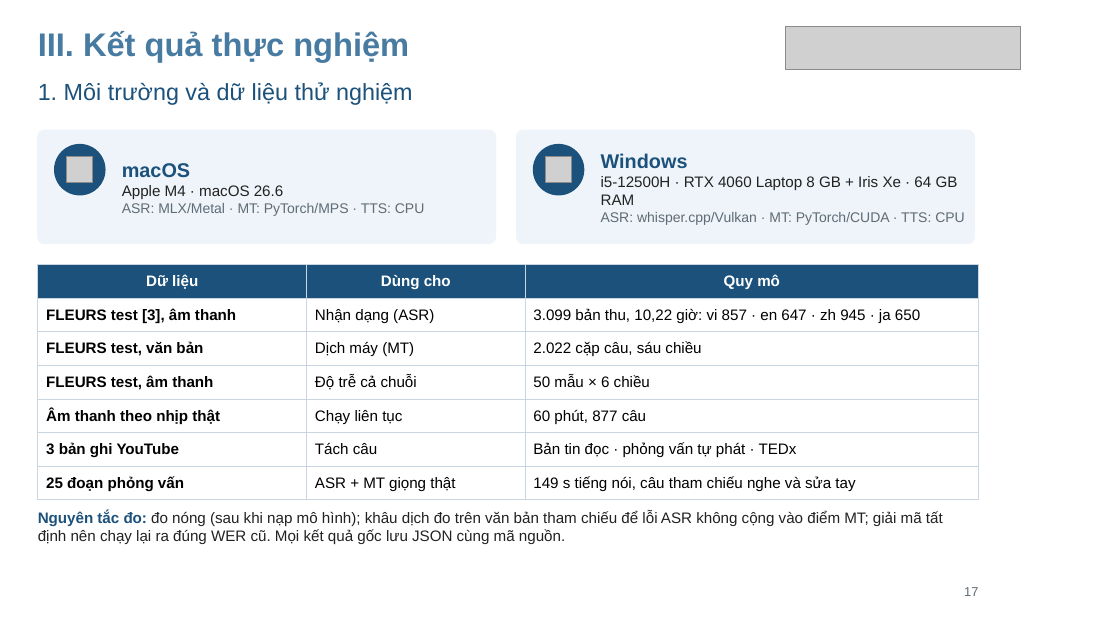
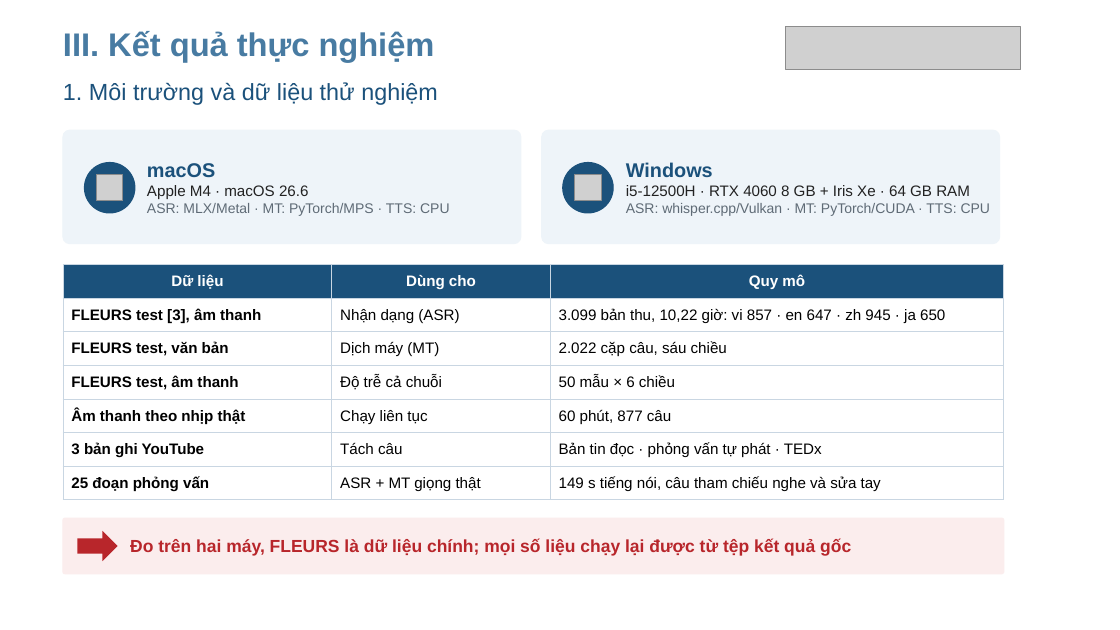
Before and after one commit to RokeyHung/local-live-voice-translator, a slide deck: slide 16 of docs/slides/24410300_NgoManhHung_SlideBaoVe.pptx (slide 17 before the commit). Drawn at 1120x630 pixels with LibreOffice and Linux fonts; fonts in the diff are those of the drawing; grey boxes stand for pictures; background and template pictures are left out. Boxes give left, top, right and bottom in pixels: in the first picture for what was removed or moved away, otherwise in the second. Text is boxed around its words. In the diff, an @@ line names an element or a change of style, - is before the commit and + after.

```diff
--- a/docs/slides/24410300_NgoManhHung_SlideBaoVe.pptx
+++ b/docs/slides/24410300_NgoManhHung_SlideBaoVe.pptx
@@ 4 texts, 2 rounded rectangles, 1 table: place and size @@
-4 texts, 2 rounded rectangles, 1 table at [38,31,979,500]
+4 texts, 2 rounded rectangles, 1 table at [63,31,1004,500]
@@ 2 pictures, 2 ellipses: place and size @@
-2 pictures, 2 ellipses at [55,145,584,195]
+2 pictures, 2 ellipses at [85,163,613,213]
@@ text at [626,185,970,196]: text changed @@
-i5-12500H · RTX 4060 Laptop 8 GB + Iris Xe · 64 GB RAM
+i5-12500H · RTX 4060 8 GB + Iris Xe · 64 GB RAM
@@ text removed at [38,511,943,544] @@
-Nguyên tắc đo: đo nóng (sau khi nạp mô hình); khâu dịch đo trên văn bản tham chiếu để lỗi ASR không cộng vào điểm MT; giải mã tất định nên chạy lại ra đúng WER cũ. Mọi kết quả gốc lưu JSON cùng mã nguồn.
@@ rounded rectangle added at [63,518,1004,574], fill #FBEDED, outline #FBEDED 1 pt @@
@@ right arrow added at [77,531,118,561], fill #B8262B @@
@@ text added at [130,539,851,556], 15 pt, text #B8262B, bold @@
+Đo trên hai máy, FLEURS là dữ liệu chính; mọi số liệu chạy lại được từ tệp kết quả gốc
@@ text removed at [964,587,978,596] @@
-17
```
Also in this commit, not shown: 30 other slides changed, 14 slides added, 45 other files.
